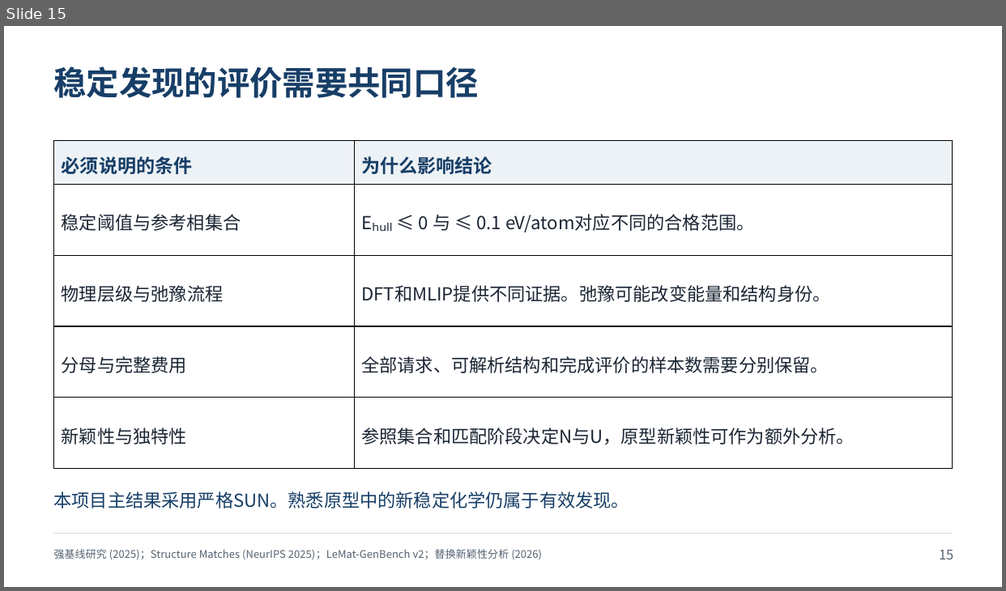
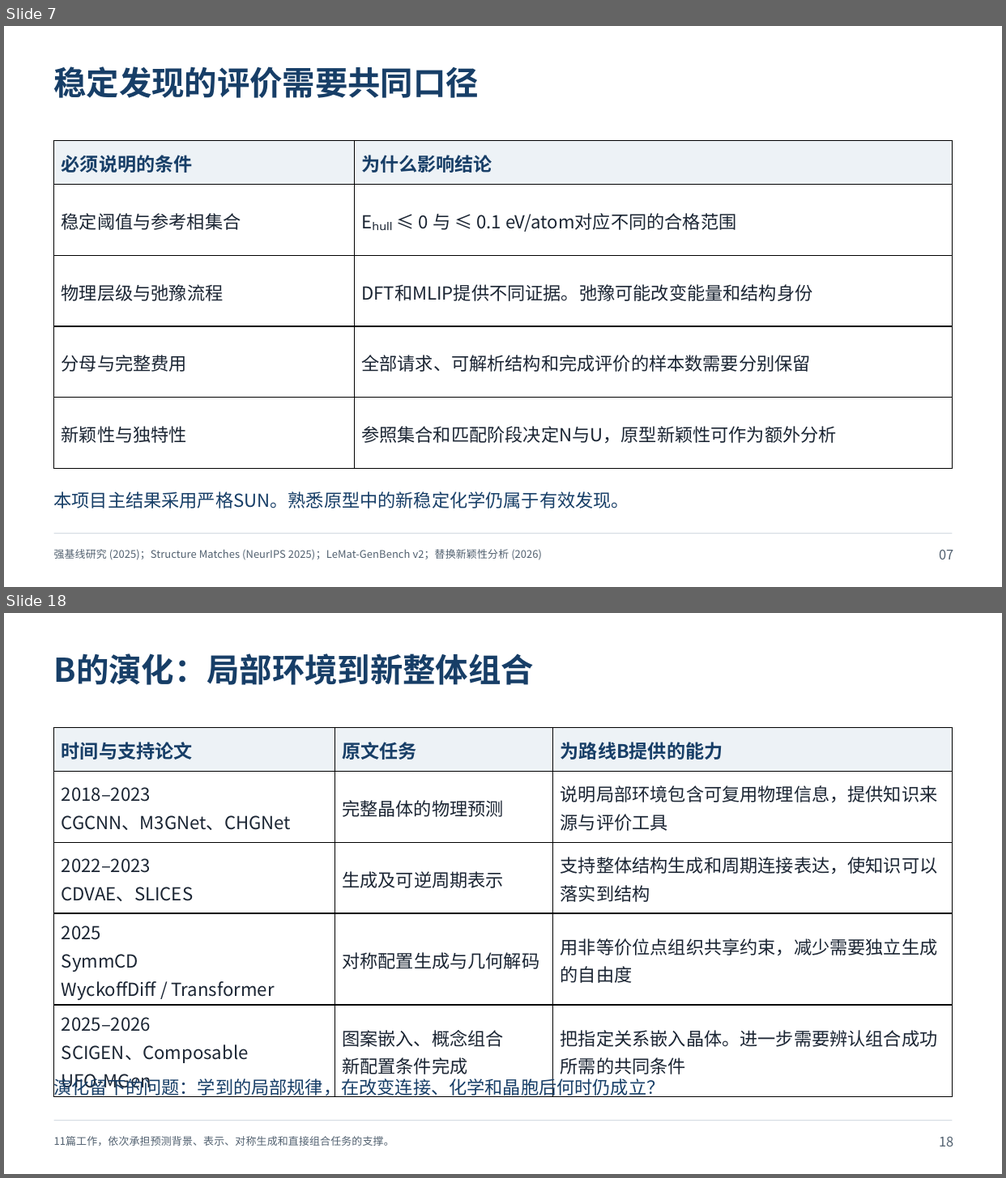
Before and after one commit to YWDDLiang/Research, a slide deck: crystal/evolution/presentation/crystal-generation-research-review.pptx. Shown one above the other, each under a label of ours: slide 15 before the commit, slides 7 and 18 after it; the slides between them are not shown. The pictures are 1006x591 and 1006x1178 pixels, drawn with LibreOffice and Linux fonts; fonts in the diff are those of the drawing. Boxes give left, top, right and bottom in pixels: in the first picture for what was removed or moved away, otherwise in the second. Text is boxed around its words. In the diff, an @@ line names an element or a change of style, - is before the commit and + after.

```diff
--- a/crystal/evolution/presentation/crystal-generation-research-review.pptx
+++ b/crystal/evolution/presentation/crystal-generation-research-review.pptx
@@ slide 18 added at [4, 613, 1002, 1174], background #FFFFFF @@
@@ text added at [54, 653, 534, 685], 31.5 pt, text #173E67, bold @@
+B的演化：局部环境到新整体组合
@@ table added at [54, 727, 953, 1095], 5 rows, 3 columns @@
+时间与支持论文 | 原文任务 | 为路线B提供的能力
+2018–2023 / CGCNN、M3GNet、CHGNet | 完整晶体的物理预测 | 说明局部环境包含可复用物理信息，提供知识来源与评价工具
+2022–2023 / CDVAE、SLICES | 生成及可逆周期表示 | 支持整体结构生成和周期连接表达，使知识可以落实到结构
+2025 / SymmCD / WyckoffDiff / Transformer | 对称配置生成与几何解码 | 用非等价位点组织共享约束，减少需要独立生成的自由度
+2025–2026 / SCIGEN、Composable / UFO-MGen | 图案嵌入、概念组合 / 新配置条件完成 | 把指定关系嵌入晶体。进一步需要辨认组合成功所需的共同条件
@@ text added at [54, 1076, 665, 1097], 17.2 pt, text #173E67 @@
+演化留下的问题：学到的局部规律，在改变连接、化学和晶胞后何时仍成立？
@@ line added from (54, 1121) to (953, 1121), #D5DCE3 0.75 pt @@
@@ text added at [54, 1136, 394, 1146], 10.1 pt, text #526170 @@
+11篇工作，依次承担预测背景、表示、对称生成和直接组合任务的支撑。
@@ text added at [939, 1137, 953, 1147], 12.8 pt, text #526170 @@
+18
@@ what was slide 15 is now slide 7 @@
@@ slide 7 changed as well @@
@@ table at [54, 140, 953, 469] @@
-row 2, column 2: Eₕᵤₗₗ ≤ 0 与 ≤ 0.1 eV/atom对应不同的合格范围。
+row 2, column 2: Eₕᵤₗₗ ≤ 0 与 ≤ 0.1 eV/atom对应不同的合格范围
-row 3, column 2: DFT和MLIP提供不同证据。弛豫可能改变能量和结构身份。
+row 3, column 2: DFT和MLIP提供不同证据。弛豫可能改变能量和结构身份
-row 4, column 2: 全部请求、可解析结构和完成评价的样本数需要分别保留。
+row 4, column 2: 全部请求、可解析结构和完成评价的样本数需要分别保留
-row 5, column 2: 参照集合和匹配阶段决定N与U，原型新颖性可作为额外分析。
+row 5, column 2: 参照集合和匹配阶段决定N与U，原型新颖性可作为额外分析
@@ line spacing 1.18 to 1.08 @@
@@ text at [939, 550, 953, 560]: text changed @@
-15
+07
```
Also in this commit, not shown: 13 other slides changed, 15 other slides added, 14 slides removed, 5 other files.
